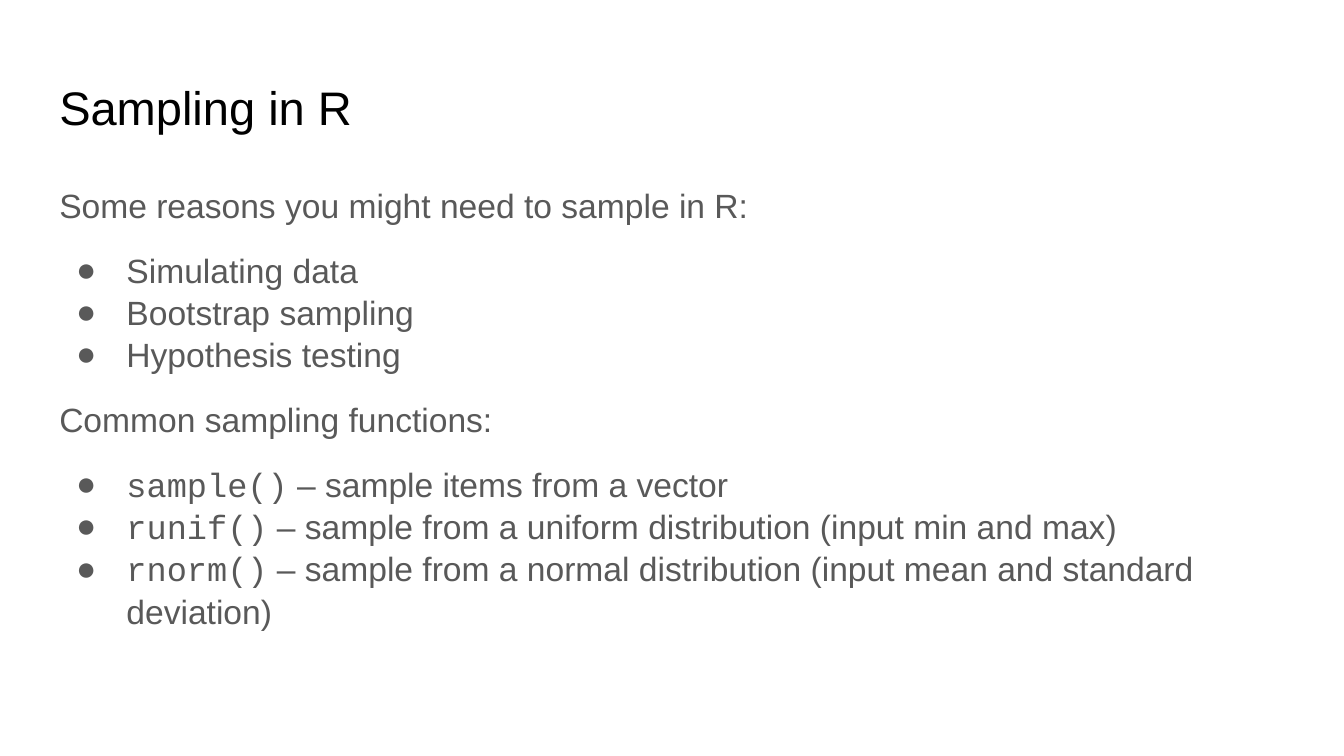
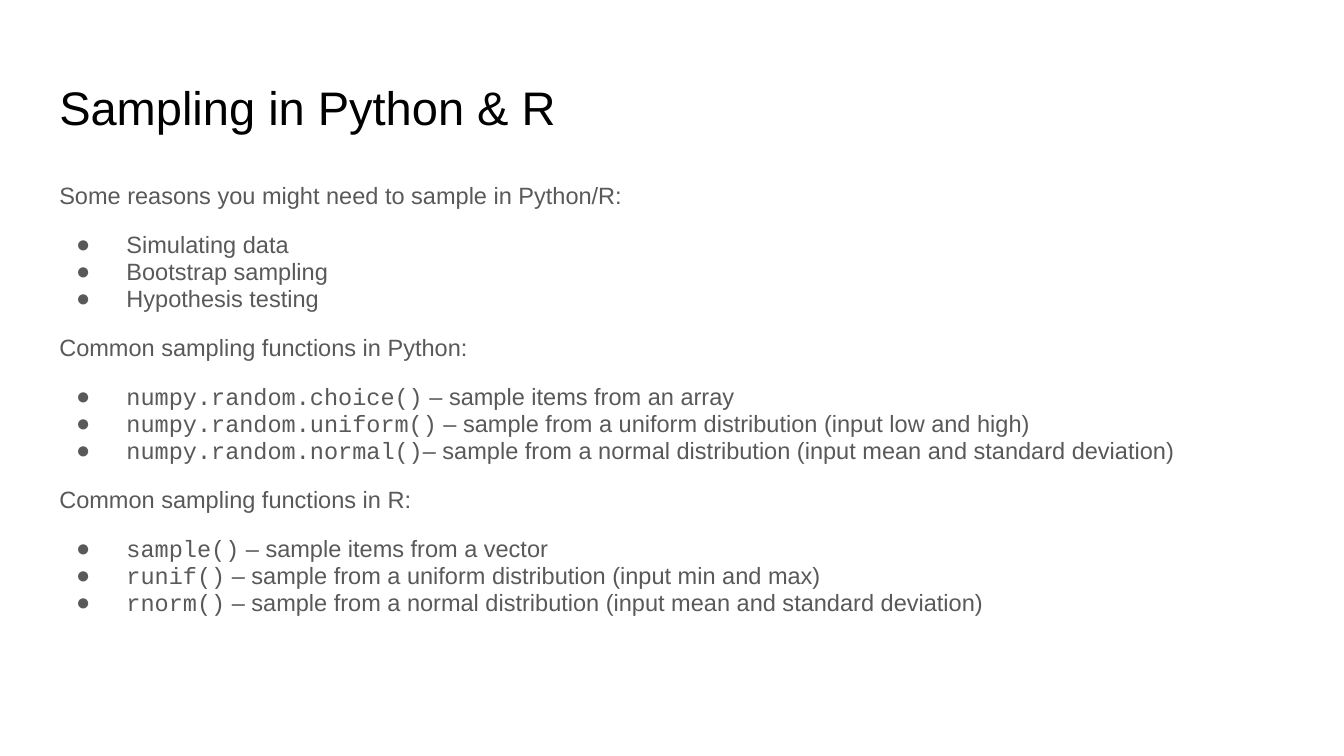
Before and after one commit to UofT-DSI/sampling, a slide deck: slide 3 of lectures/13-Reproducibility-slides.pptx. Drawn at 1344x756 pixels with LibreOffice and Linux fonts; fonts in the diff are those of the drawing. Boxes give left, top, right and bottom in pixels: in the first picture for what was removed or moved away, otherwise in the second. Text is boxed around its words. In the diff, an @@ line names an element or a change of style, - is before the commit and + after.

```diff
--- a/lectures/13-Reproducibility-slides.pptx
+++ b/lectures/13-Reproducibility-slides.pptx
@@ title at box(59, 91, 556, 134): text changed @@
-Sampling in R
+Sampling in Python & R
@@ text at box(59, 187, 621, 209): text changed; size 18 to 12.6 pt @@
-Some reasons you might need to sample in R:
+Some reasons you might need to sample in Python/R:
@@ text at box(126, 236, 983, 616): size 18 to 12.6 pt in "Simulating data", "Bootstrap sampling", "Hypothesis testing", "sample() – sample items from a vector" and 2 more places; line spacing 1.05 to 0.95 @@
@@ text at box(59, 339, 1174, 513): text changed; size 18 to 12.6 pt @@
-Common sampling functions:
+Common sampling functions in Python:
+● numpy.random.choice() – sample items from an array
+● numpy.random.uniform() – sample from a uniform distribution (input low and high)
+● numpy.random.normal()– sample from a normal distribution (input mean and standard deviation)
+Common sampling functions in R:
```
Also in this commit, not shown: 6 other slides changed, 1 slide added, 21 other files.
